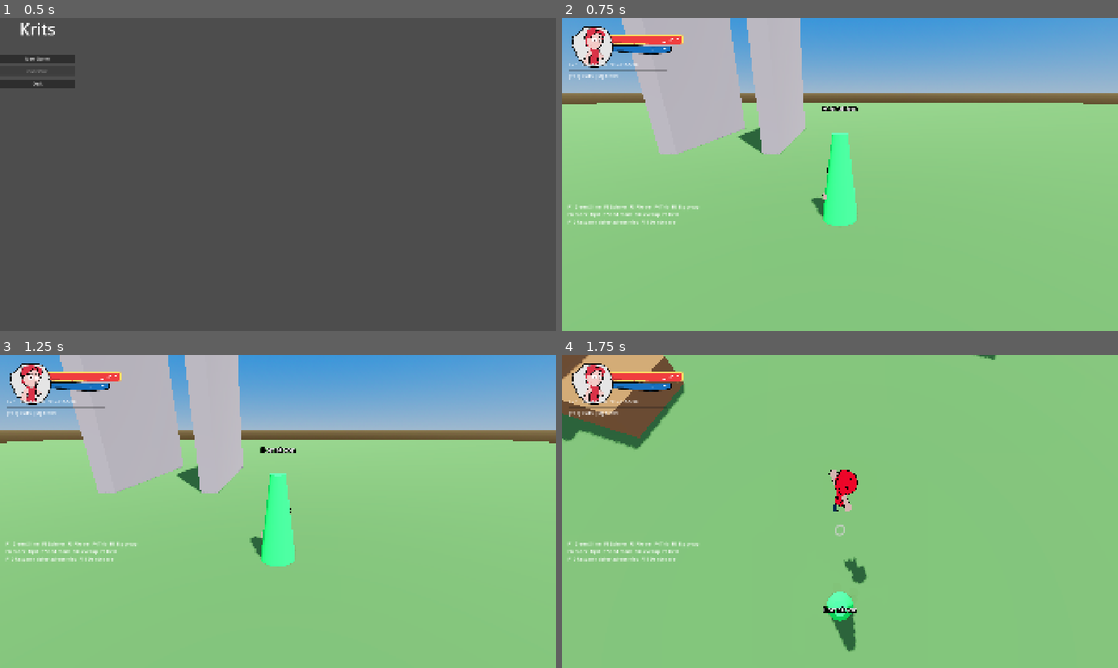
Above: before the commit, frames 1-4 (two rows, left to right).
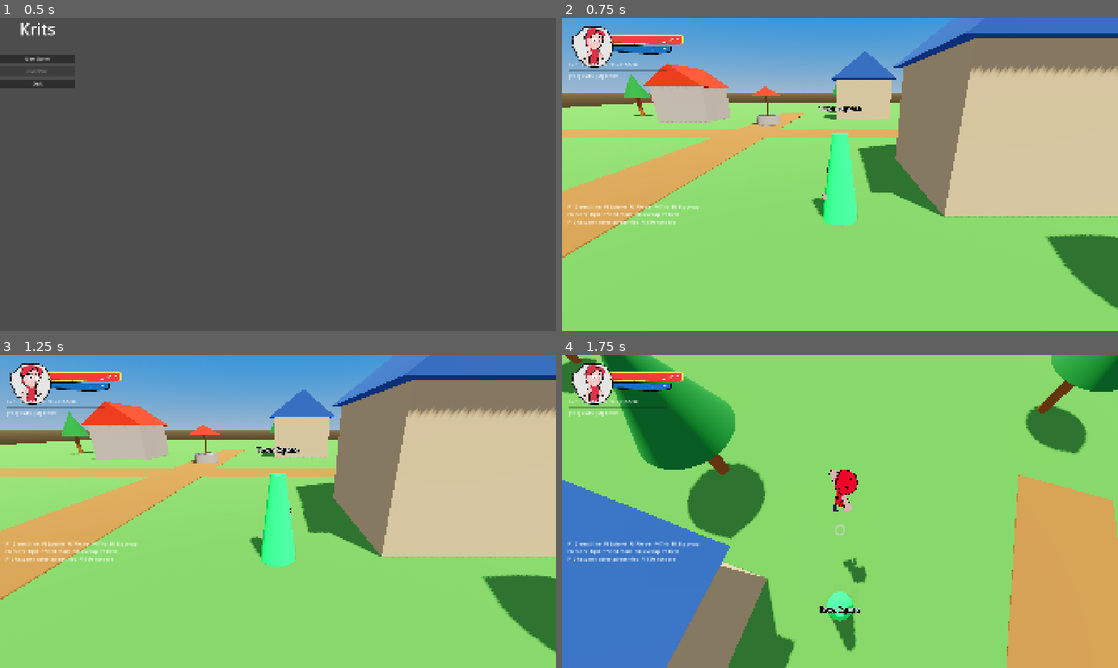
Above: after the commit, the same moments.

Repository: doggoanim/Krits
Game: Godot game, scene res://ui/main_menu.tscn
Two runs of this game, one before a commit and one after it. Both use one fixed random seed, a clock stepped at 60 frames per second and the inputs below.
Inputs (mouse positions are in pixels of both pictures, inside the frame that each line leads up to):
- Up to frame 1 (0.5 s): no input
- Up to frame 2 (0.75 s): click "New Game" at 0.5 s
- Up to frame 3 (1.25 s): no input
- Up to frame 4 (1.75 s): tap Enter at 1.25 s; move the mouse to (867, 511) at 1.27 s; hold W (move_forward) from 1.28 s (still down); tap Space (jump) at 1.35, 1.52 s

Frame 1 is identical in both runs. In frame 2, 43% of the frame differs, in the area x 0-100%, y 0-94%; in frame 3, 44%, in the area x 0-100%, y 0-96%; in frame 4, 41%.

Commit message:
Add Hometown: a first real zone built from basic primitives
A small plaza (houses, a well, trees, a terraced hillside, dirt paths)
built entirely out of Godot's built-in primitive meshes — BoxMesh,
CylinderMesh (doubling as cones with top_radius = 0), PrismMesh for
roofs. No Blender or terrain plugin needed for a basic-shapes look;
Godot has no sculptable terrain tool of its own, so CSGShape3D/GridMap
(code-first, like this) or a heightmap plugin are the two routes for
anything fancier later — noted in the README.

Follows the same StaticBody3D/Spawnpoint/WorldEnemy contract as
TestLevel, and reuses its shape-builder pattern (_box/_cylinder/
_mesh_only) extended with a couple of compound helpers (_house, _tree,
_well) for quick reuse. Wired up as main.gd's new default level in
place of TestLevel, which stays in the codebase purely as the
mechanics-testing blockout it always was.

Co-Authored-By: Claude Sonnet 5 <noreply@anthropic.com>
Claude-Session: https://claude.ai/code/session_01TYpdm1jACUqsWG6yyTxbgm

Diff:
--- a/main.gd
+++ b/main.gd
@@ -2,11 +2,12 @@
 ## Composition root: builds the world, player, camera, UI and wires systems together.
 
 ## Set this in the Inspector (select "Main" in main.tscn) to point at a level
-## you've built by hand in the editor instead of the code-built TestLevel
-## blockout. Any scene works as long as its root contains: StaticBody3D world
-## geometry on collision_layer 1 (bit 0), one or more Spawnpoint nodes, and
-## any WorldEnemy nodes you want wandering the level — see world/test_level.gd
-## for a worked example of all three, and README.md for the full contract.
+## you've built by hand in the editor instead of the code-built default
+## (Hometown). Any scene works as long as its root contains: StaticBody3D
+## world geometry on collision_layer 1 (bit 0), one or more Spawnpoint nodes,
+## and any WorldEnemy nodes you want wandering the level — see
+## world/hometown.gd or world/test_level.gd for worked examples of all
+## three, and README.md for the full contract.
 @export var level_scene: PackedScene
 
 ## Sun/sky/tonemap/glow/color-grading, all in one place — see
@@ -23,7 +24,9 @@
 	Game.load_game()
 	_build_environment()
 
-	var level := level_scene.instantiate() if level_scene else TestLevel.new()
+	# Hometown is the real first area; TestLevel (a mechanics blockout, not a
+	# designed place) is still there if you want it — swap the line below.
+	var level := level_scene.instantiate() if level_scene else Hometown.new()
 	add_child(level)
 
 	player = Player.new()
--- /dev/null
+++ b/world/hometown.gd
@@ -0,0 +1,187 @@
+class_name Hometown
+extends Node3D
+## The game's first real (if simple) zone — a small plaza built entirely from
+## Godot's built-in primitive meshes (boxes, cylinders, prisms). No Blender,
+## no terrain plugin: for "basic shapes" set dressing, Godot's own meshes are
+## enough, and CSGShape3D/GridMap are the next options if you want to sculpt
+## something more organic later (see README's "Building your own map").
+##
+## Follows the same StaticBody3D / Spawnpoint / WorldEnemy contract as
+## TestLevel, just dressed up instead of being a mechanics playground —
+## TestLevel is still around for that.
+
+const GRASS := Color(0.36, 0.56, 0.32)
+const DIRT_PATH := Color(0.55, 0.42, 0.28)
+const STONE := Color(0.62, 0.6, 0.58)
+const STONE_LIGHT := Color(0.7, 0.65, 0.55)
+const WOOD := Color(0.5, 0.35, 0.22)
+const ROOF_RED := Color(0.65, 0.25, 0.2)
+const ROOF_BLUE := Color(0.25, 0.35, 0.55)
+const FOLIAGE := Color(0.22, 0.45, 0.25)
+const HILL_STEP := Color(0.5, 0.42, 0.3)
+const HILL_TOP := Color(0.45, 0.55, 0.4)
+
+func _ready() -> void:
+	_ground()
+	_paths()
+	_houses()
+	_well()
+	_trees()
+	_hill()
+	_spawns()
+	_enemy(&"grove_slime", Vector3(-30, 0.2, 22), EnemyLibrary.green_slime())
+
+## ---------------------------------------------------------------- ground --
+
+func _ground() -> void:
+	_box(Vector3(0, -0.5, 0), Vector3(120, 1, 120), GRASS, true)
+
+func _paths() -> void:
+	# A cross-shaped dirt path through the plaza, flush with the grass so
+	# there's nothing to trip on — just a color change underfoot.
+	_box(Vector3(0, 0.01, 0), Vector3(4, 0.05, 44), DIRT_PATH, true)
+	_box(Vector3(0, 0.01, 0), Vector3(44, 0.05, 4), DIRT_PATH, true)
+
+## ---------------------------------------------------------------- houses --
+
+func _houses() -> void:
+	_house(Vector3(-11, 0, -11), Vector3(6, 4, 6), STONE, ROOF_RED)
+	_house(Vector3(11, 0, -13), Vector3(7, 5, 5), STONE_LIGHT, ROOF_BLUE)
+	_house(Vector3(-14, 0, 9), Vector3(5, 3.5, 5), STONE, ROOF_RED)
+	_house(Vector3(14, 0, 11), Vector3(6, 4.5, 6), STONE_LIGHT, ROOF_BLUE)
+
+## A box building topped with a pitched prism roof. The walls are solid
+## (collidable, so you can't walk through them); the roof is visual only —
+## it sits above normal jump height, so there's nothing to stand on up there.
+func _house(pos: Vector3, size: Vector3, wall_color: Color, roof_color: Color) -> void:
+	_box(pos + Vector3(0, size.y * 0.5, 0), size, wall_color)
+	var roof := PrismMesh.new()
+	roof.size = Vector3(size.x * 1.15, size.y * 0.6, size.z * 1.15)
+	_mesh_only(pos + Vector3(0, size.y + roof.size.y * 0.5, 0), roof, roof_color)
+
+## ------------------------------------------------------------------ well --
+
+func _well() -> void:
+	var pos := Vector3(0, 0, -6)
+	_cylinder(pos + Vector3(0, 0.5, 0), 1.2, 1.0, STONE)
+	var pole := CylinderMesh.new()
+	pole.top_radius = 0.08
+	pole.bottom_radius = 0.08
+	pole.height = 2.2
+	_mesh_only(pos + Vector3(0, 2.1, 0), pole, WOOD)
+	var roof := CylinderMesh.new()
+	roof.top_radius = 0.0
+	roof.bottom_radius = 1.6
+	roof.height = 1.0
+	_mesh_only(pos + Vector3(0, 3.5, 0), roof, ROOF_RED)
+
+## ----------------------------------------------------------------- trees --
+
+func _trees() -> void:
+	var rng := RandomNumberGenerator.new()
+	rng.seed = 1234   # fixed seed — same layout every run, not re-rolled each load
+	for i in 16:
+		var angle := rng.randf_range(0.0, TAU)
+		var dist := rng.randf_range(20.0, 52.0)
+		var pos := Vector3(cos(angle) * dist, 0.0, sin(angle) * dist)
+		_tree(pos, rng.randf_range(0.85, 1.3))
+
+## Thin collidable trunk (so you can't just walk through the tree) topped
+## with a cone of foliage, built from a CylinderMesh with top_radius = 0.
+func _tree(pos: Vector3, scale_mul := 1.0) -> void:
+	var trunk_h := 3.0 * scale_mul
+	_cylinder(pos + Vector3(0, trunk_h * 0.5, 0), 0.25 * scale_mul, trunk_h, WOOD)
+	var foliage := CylinderMesh.new()
+	foliage.top_radius = 0.0
+	foliage.bottom_radius = 1.6 * scale_mul
+	foliage.height = 3.2 * scale_mul
+	_mesh_only(pos + Vector3(0, trunk_h + foliage.height * 0.35, 0), foliage, FOLIAGE)
+
+## ------------------------------------------------------------------ hill --
+
+func _hill() -> void:
+	# Same terraced-stairs idea as TestLevel's platform climb, just dressed
+	# as a hillside leading up to a lookout over the plaza.
+	for i in 3:
+		var h := 1.5 * (i + 1)
+		_box(Vector3(30 + i * 4, h * 0.5, 0), Vector3(4, h, 10), HILL_STEP, true)
+	_box(Vector3(42, 4.5, 0), Vector3(10, 1, 10), HILL_TOP, true)
+
+## --------------------------------------------------------------- spawns --
+
+func _spawns() -> void:
+	_spawn(&"start", "Town Square", Vector3(8, 0, 14))
+	_spawn(&"overlook", "Hilltop", Vector3(42, 5.0, 0))
+
+## ------------------------------------------------------------ primitives --
+## Same shape-builder pattern as TestLevel: a StaticBody3D with a matching
+## CollisionShape3D + MeshInstance3D for anything solid, and a bare
+## MeshInstance3D for anything decorative. `is_floor` marks a solid shape as
+## walkable ground (CameraRig.GROUND_LAYER) on top of the regular "world"
+## layer — see TestLevel._box() for why that matters for camera collision.
+
+func _box(pos: Vector3, size: Vector3, col: Color, is_floor := false) -> void:
+	var body := StaticBody3D.new()
+	body.collision_layer = 1 | (CameraRig.GROUND_LAYER if is_floor else 0)
+	body.position = pos
+	var cs := CollisionShape3D.new()
+	var shape := BoxShape3D.new()
+	shape.size = size
+	cs.shape = shape
+	body.add_child(cs)
+	var mi := MeshInstance3D.new()
+	var bm := BoxMesh.new()
+	bm.size = size
+	mi.mesh = bm
+	var m := StandardMaterial3D.new()
+	m.albedo_color = col
+	mi.material_override = m
+	body.add_child(mi)
+	add_child(body)
+
+func _cylinder(pos: Vector3, radius: float, height: float, col: Color, is_floor := false) -> void:
+	var body := StaticBody3D.new()
+	body.collision_layer = 1 | (CameraRig.GROUND_LAYER if is_floor else 0)
+	body.position = pos
+	var cs := CollisionShape3D.new()
+	var shape := CylinderShape3D.new()
+	shape.radius = radius
+	shape.height = height
+	cs.shape = shape
+	body.add_child(cs)
+	var mi := MeshInstance3D.new()
+	var cm := CylinderMesh.new()
+	cm.top_radius = radius
+	cm.bottom_radius = radius
+	cm.height = height
+	mi.mesh = cm
+	var m := StandardMaterial3D.new()
+	m.albedo_color = col
+	mi.material_override = m
+	body.add_child(mi)
+	add_child(body)
+
+## No collision at all — purely visual set dressing (roofs, foliage, the
+## well's roof and center pole).
+func _mesh_only(pos: Vector3, mesh: Mesh, col: Color) -> void:
+	var mi := MeshInstance3D.new()
+	mi.mesh = mesh
+	mi.position = pos
+	var m := StandardMaterial3D.new()
+	m.albedo_color = col
+	mi.material_override = m
+	add_child(mi)
+
+func _spawn(id: StringName, nm: String, pos: Vector3) -> void:
+	var sp := Spawnpoint.new()
+	sp.spawn_id = id
+	sp.display_name = nm
+	sp.position = pos
+	add_child(sp)
+
+func _enemy(id: StringName, pos: Vector3, data: EnemyData) -> void:
+	var e := WorldEnemy.new()
+	e.enemy_id = id
+	e.data = data
+	e.position = pos
+	add_child(e)
Not shown, changed: README.md
